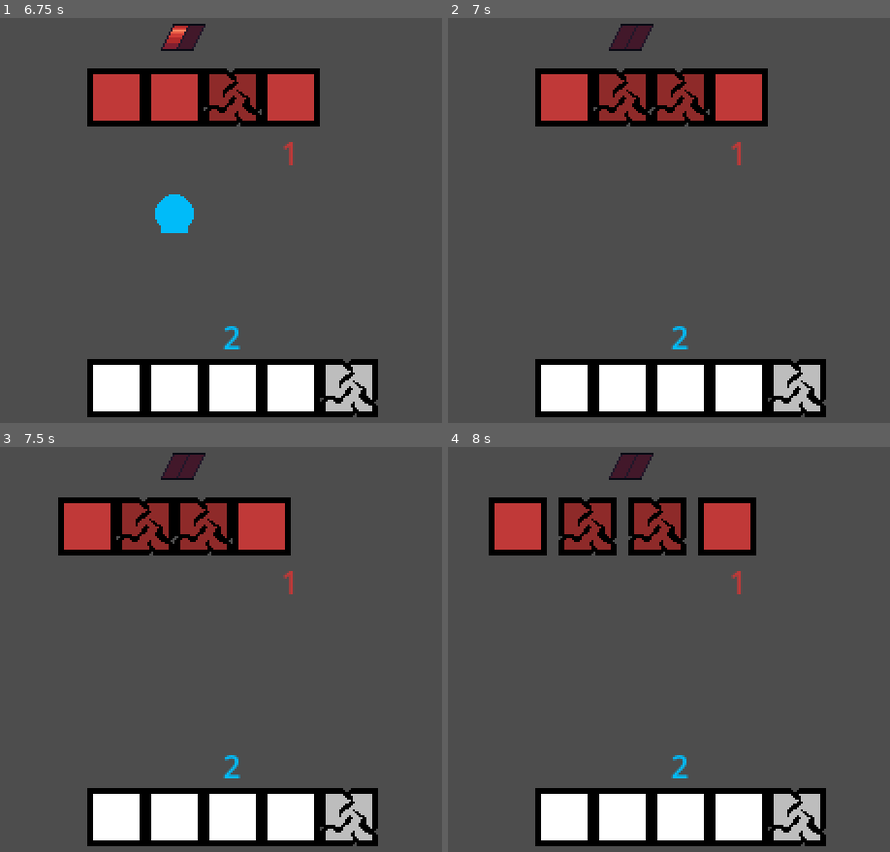
Above: before the commit, frames 1-4 (two rows, left to right).
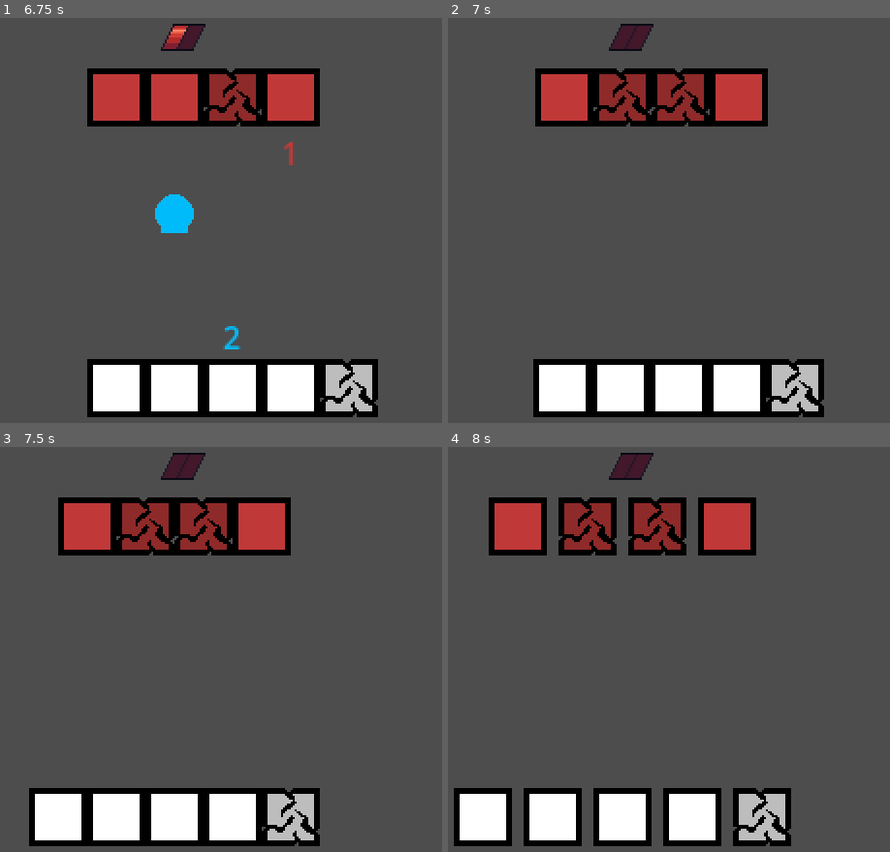
Above: after the commit, the same moments.

Repository: JeppeLindberg/boss_rush
Game: Godot game, scene res://scenes/main_scene.tscn
Two runs of this game, one before a commit and one after it. Both use one fixed random seed, a clock stepped at 60 frames per second and the inputs below.
Inputs (mouse positions are in pixels of both pictures, inside the frame that each line leads up to):
- Up to frame 1 (6.75 s): tap Enter at 0.5, 3.5, 6.5 s; move the mouse to (309, 220) at 0.52 s; hold Right (move_right) 0.53-1.25 s; click (309, 220) at 0.67 s; drag from (48, 265) to (141, 333) at 1.27 s; tap Space at 2, 5 s; move the mouse to (238, 139) at 2.02 s; hold Right (move_right) 2.03-2.75 s; click (238, 139) at 2.17 s; drag from (141, 333) to (outside the picture) at 2.77 s; move the mouse to (362, 313) at 3.52 s; hold Left (move_left) 3.53-4.25 s; click (362, 313) at 3.67 s; drag from (outside the picture) to (79, 127) at 4.27 s; move the mouse to (203, 244) at 5.02 s; hold Left (move_left) 5.03-5.75 s; click (203, 244) at 5.17 s; drag from (79, 127) to (48, 265) at 5.77 s; move the mouse to (309, 220) at 6.52 s; hold Right (move_right) from 6.53 s (still down); click (309, 220) at 6.67 s
- Up to frame 2 (7 s): keep holding Right (move_right)
- Up to frame 3 (7.5 s): release Right (move_right) at 7.25 s; drag from (48, 694) to (141, 762) at 7.27 s
- Up to frame 4 (8 s): no input

Frame 1 is identical in both runs. In frame 2, 1.0% of the frame differs, in the area x 19-86%, y 30-99%; in frame 3, 5.2%; in frame 4, 6.8%, in the area x 1-86%, y 30-99%.

Commit message:
progress

Diff:
--- /dev/null
+++ b/prefabs/drag_node.tscn
@@ -0,0 +1,13 @@
+[gd_scene load_steps=3 format=3 uid="uid://64qgfvm2jy2j"]
+
+[ext_resource type="Script" path="res://scripts/ui/drag_node.gd" id="1_3ra06"]
+
+[sub_resource type="Curve" id="Curve_i0cfs"]
+_data = [Vector2(0, 0), 0.0, 24.5754, 0, 0, Vector2(0.0800971, 1), 0.0, 0.0, 0, 0, Vector2(0.5, 1), 0.0, 0.0, 0, 0, Vector2(0.917476, 1), 0.0, 0.0, 0, 0, Vector2(1, 0), -29.2736, 0.0, 0, 0]
+point_count = 5
+
+[node name="drag_node" type="Line2D"]
+points = PackedVector2Array(0, 0, 150, 150, 300, 300)
+width = 15.0
+width_curve = SubResource("Curve_i0cfs")
+script = ExtResource("1_3ra06")
--- /dev/null
+++ b/prefabs/player_ship_part_upgradeable.tscn
@@ -0,0 +1,16 @@
+[gd_scene load_steps=4 format=3 uid="uid://bsrrgmkuy4ysa"]
+
+[ext_resource type="Script" path="res://scripts/lerp_position.gd" id="1_47cnl"]
+[ext_resource type="Script" path="res://scripts/player_ship_part_upgradeable.gd" id="1_s3shw"]
+
+[sub_resource type="RectangleShape2D" id="RectangleShape2D_810ba"]
+size = Vector2(30, 30)
+
+[node name="player_ship_part_upgradeable" type="Area2D"]
+script = ExtResource("1_s3shw")
+
+[node name="lerp_position" type="Node2D" parent="."]
+script = ExtResource("1_47cnl")
+
+[node name="collider" type="CollisionShape2D" parent="."]
+shape = SubResource("RectangleShape2D_810ba")
--- a/prefabs/upgrade_option.tscn
+++ b/prefabs/upgrade_option.tscn
@@ -1,6 +1,17 @@
-[gd_scene load_steps=2 format=3 uid="uid://oo4gfy20fup5"]
+[gd_scene load_steps=4 format=3 uid="uid://oo4gfy20fup5"]
 
+[ext_resource type="Script" path="res://scripts/upgrade_option.gd" id="1_uow8e"]
 [ext_resource type="Script" path="res://scripts/lerp_position.gd" id="1_xm2k0"]
 
-[node name="upgrade_option" type="Node2D"]
+[sub_resource type="RectangleShape2D" id="RectangleShape2D_k3cu2"]
+size = Vector2(30, 30)
+
+[node name="upgrade_option" type="Area2D"]
+script = ExtResource("1_uow8e")
+drag_arrow_path = "res://prefabs/drag_node.tscn"
+
+[node name="lerp_position" type="Node2D" parent="."]
 script = ExtResource("1_xm2k0")
+
+[node name="collider" type="CollisionShape2D" parent="."]
+shape = SubResource("RectangleShape2D_k3cu2")
--- a/scenes/main_scene.tscn
+++ b/scenes/main_scene.tscn
@@ -31,7 +31,7 @@
 linear_curve = SubResource("Curve_rtt2q")
 
 [node name="center" type="Node2D" parent="."]
-position = Vector2(160, 120)
+position = Vector2(160, 121)
 
 [node name="ui" type="Node2D" parent="."]
 
@@ -84,8 +84,12 @@
 script = ExtResource("6_bh6pc")
 animation_len_secs = 0.5
 upgrade_prefab_path = "res://prefabs/upgrade_option.tscn"
+player_part_prefab_path = "res://prefabs/player_ship_part_upgradeable.tscn"
 
 [node name="enemy_ship_parts" type="Node2D" parent="game_space/upgrades"]
+script = ExtResource("7_qiwjb")
+
+[node name="player_ship_parts" type="Node2D" parent="game_space/upgrades"]
 script = ExtResource("7_qiwjb")
 
 [node name="enemy" type="Node2D" parent="game_space"]
@@ -212,3 +216,5 @@
 
 [node name="sprite" type="Sprite2D" parent="game_space/player/player_hull4"]
 texture = ExtResource("1_oaqxp")
+
+[node name="special_effects" type="Node2D" parent="."]
--- a/scripts/enemy.gd
+++ b/scripts/enemy.gd
@@ -13,7 +13,7 @@
     _ui_enemy_health = get_node('/root/main_scene/ui/enemy_health');
     _main_scene = get_node('/root/main_scene');
     _game_space = get_node('/root/main_scene/game_space');
-    var ship_parts = _main_scene.get_children_in_groups(self, ['enemy_ship_part'], false);
+    var ship_parts = _main_scene.get_children_in_groups(self, ['damageable_enemy_ship_part'], false);
     health = len(ship_parts) - 2;
     _ui_enemy_health.set_max_health(health);
 
--- a/scripts/enemy_rocket.gd
+++ b/scripts/enemy_rocket.gd
@@ -37,7 +37,7 @@
 		_game_space.finish_trigger(self);
 		return;
 
-	var player_ship_parts = _main_scene.get_children_in_groups(_main_scene, ['player_ship_part'], true);
+	var player_ship_parts = _main_scene.get_children_in_groups(_main_scene, ['damageable_player_ship_part'], true);
 
 	for player_ship_part in player_ship_parts:
 		if player_ship_part.global_position.x == global_position.x:
--- a/scripts/lerp_position.gd
+++ b/scripts/lerp_position.gd
@@ -7,27 +7,33 @@
 var _waiting_for_finish_animation: bool
 var _curve: Curve
 
+var _node_to_return: Node2D
 var _caller: Node2D
 var _main_scene: Node2D
+var node_to_move: Node2D
 
 func _ready():
     _main_scene = get_node('/root/main_scene')
+    node_to_move = self;
+    _node_to_return = self;
 
 func _process(_delta):
     if not _waiting_for_finish_animation:
         return;
 
     var animation_progress = min((_main_scene.curr_secs() - _move_time_begin) * (1.0 / animation_len_secs), 1);
-    global_position = _old_pos.lerp(_target_pos, _curve.sample(animation_progress));
+    node_to_move.global_position = _old_pos.lerp(_target_pos, _curve.sample(animation_progress));
 
     if (animation_progress == 1) and _waiting_for_finish_animation:
         _waiting_for_finish_animation = false;
-        _caller.finish_lerp_to_pos(self);
+        _caller.finish_lerp_to_pos(_node_to_return);
 
-func set_lerp_to_pos(new_pos, curve, caller):
+func set_lerp_to_pos(new_pos, curve, caller, node_to_return = null):
     _move_time_begin = _main_scene.curr_secs()
-    _old_pos = global_position;
+    _old_pos = node_to_move.global_position;
     _target_pos = new_pos;
     _waiting_for_finish_animation = true;
     _caller = caller;
     _curve = curve
+    if node_to_return != null:
+        _node_to_return = node_to_return
--- a/scripts/main_scene.gd
+++ b/scripts/main_scene.gd
@@ -38,3 +38,14 @@
 
 func curr_secs():
 	return float(Time.get_ticks_msec()) / 1000.0;
+
+func is_pos_overlapping_collider(collider, pos):
+	var point = PhysicsPointQueryParameters2D.new()
+	point.position = pos
+	point.collide_with_areas = true;
+
+	var collision = collider.get_world_2d().direct_space_state.intersect_point(point);
+	for col in collision:
+		if collider.get_parent() == col['collider']:
+			return(true)
+	return(false)
--- a/scripts/player_rocket.gd
+++ b/scripts/player_rocket.gd
@@ -36,7 +36,7 @@
 		_game_space.finish_trigger(self);
 		return;
 
-	var enemy_ship_parts = _main_scene.get_children_in_groups(_main_scene, ['enemy_ship_part'], true);
+	var enemy_ship_parts = _main_scene.get_children_in_groups(_main_scene, ['damageable_enemy_ship_part'], true);
 
 	for enemy_ship_part in enemy_ship_parts:
 		if enemy_ship_part.global_position.x == global_position.x:
--- /dev/null
+++ b/scripts/player_ship_part_upgradeable.gd
@@ -0,0 +1,40 @@
+extends Area2D
+
+var animation_len_secs: float = 1.0;
+var _clickable = false;
+
+var _collider: CollisionShape2D
+
+var _main_scene: Node2D
+var _upgrades: Node2D
+var _lerp_position: Node2D
+
+
+func _ready():
+	_main_scene = get_node('/root/main_scene')
+	_upgrades = get_node('/root/main_scene/game_space/upgrades')
+	_lerp_position = get_node('./lerp_position');
+	_collider = get_node('./collider');
+	_lerp_position.node_to_move = self;
+
+func make_clickable():
+	_clickable = true;
+
+func set_lerp_to_pos(new_pos, curve, caller, node_to_return = null):
+	_lerp_position.animation_len_secs = animation_len_secs;
+	_lerp_position.set_lerp_to_pos(new_pos, curve, caller, node_to_return)
+
+func _upgrade_this():
+	if _upgrades.target_upgrade_option == null:
+		return;
+
+	print(_upgrades.target_upgrade_option)
+
+func _unhandled_input(event):
+	if not _clickable:
+		return;
+
+	if event is InputEventMouseButton:
+		if (event.button_index == MOUSE_BUTTON_LEFT) and (not event.pressed):
+			if _main_scene.is_pos_overlapping_collider(_collider, event.position):
+				_upgrade_this()
--- a/scripts/ship_pieces/enemy_cockpit.gd
+++ b/scripts/ship_pieces/enemy_cockpit.gd
@@ -10,10 +10,10 @@
 func _ready():
 	_sprite = get_node('./sprite');
 	_enemy = get_parent();
+	add_to_group('damageable_enemy_ship_part');
 	add_to_group('enemy_ship_part');
-	add_to_group('swappable_ship_part');
 
 func take_damage():
 	_sprite.texture = texture_destroyed;
-	remove_from_group('enemy_ship_part');
+	remove_from_group('damageable_enemy_ship_part');
 	_enemy.take_damage();
--- a/scripts/ship_pieces/enemy_hull.gd
+++ b/scripts/ship_pieces/enemy_hull.gd
@@ -14,11 +14,11 @@
 	_sprite = get_node('./sprite');
 	_enemy = get_parent();
 	swappable = true
+	add_to_group('damageable_enemy_ship_part');
 	add_to_group('enemy_ship_part');
-	add_to_group('swappable_ship_part');
 
 func take_damage():
 	_sprite.texture = texture_destroyed;
 	swappable = false
-	remove_from_group('enemy_ship_part');
+	remove_from_group('damageable_enemy_ship_part');
 	_enemy.take_damage();
--- a/scripts/ship_pieces/enemy_rocket_shooter.gd
+++ b/scripts/ship_pieces/enemy_rocket_shooter.gd
@@ -15,9 +15,9 @@
 
 
 func _ready():
+	add_to_group('damageable_enemy_ship_part');
+	add_to_group('has_auto_trigger');
 	add_to_group('enemy_ship_part');
-	add_to_group('has_auto_trigger');
-	add_to_group('swappable_ship_part');
 	swappable = true;
 	_sprite = get_node('./sprite');
 	_main_scene = get_node('/root/main_scene')
@@ -43,6 +43,6 @@
 func take_damage():
 	_sprite.texture = texture_destroyed;
 	swappable = false;
-	remove_from_group('enemy_ship_part')
+	remove_from_group('damageable_enemy_ship_part')
 	remove_from_group('has_auto_trigger');
 	_shoot_countdown.queue_free();
--- a/scripts/ship_pieces/player_cockpit.gd
+++ b/scripts/ship_pieces/player_cockpit.gd
@@ -15,6 +15,7 @@
 
 func _ready():
 	add_to_group('has_auto_trigger');
+	add_to_group('damageable_player_ship_part');
 	add_to_group('player_ship_part');
 	_sprite = get_node('./sprite');
 	_main_scene = get_node('/root/main_scene')
--- a/scripts/ship_pieces/player_hull.gd
+++ b/scripts/ship_pieces/player_hull.gd
@@ -6,9 +6,10 @@
 
 
 func _ready():
+	add_to_group('damageable_player_ship_part');
 	add_to_group('player_ship_part');
 	_sprite = get_node('./sprite');
 
 func take_damage():
 	_sprite.texture = texture_destroyed;
-	remove_from_group('player_ship_part');
+	remove_from_group('damageable_player_ship_part');
--- /dev/null
+++ b/scripts/ui/drag_node.gd
@@ -0,0 +1,9 @@
+extends Line2D
+
+
+
+
+func drag(_drag_from, drag_to):
+	points[0] = _drag_from
+	points[1] = _drag_from.lerp(drag_to, 0.5)
+	points[2] = drag_to;
--- /dev/null
+++ b/scripts/upgrade_option.gd
@@ -0,0 +1,65 @@
+extends Area2D
+
+var animation_len_secs: float = 1.0;
+var _clickable = false;
+var _drag_from = Vector2.ZERO;
+var _dragging = false
+
+@export var drag_arrow_path: String
+
+var _collider: CollisionShape2D
+
+var _main_scene: Node2D
+var _special_effects: Node2D
+var _upgrades: Node2D
+var _lerp_position: Node2D
+var _drag_node: Node2D
+
+
+func _ready():
+	_main_scene = get_node('/root/main_scene')
+	_special_effects = get_node('/root/main_scene/special_effects')
+	_upgrades = get_node('/root/main_scene/game_space/upgrades')
+	_lerp_position = get_node('./lerp_position');
+	_collider = get_node('./collider');
+	_lerp_position.node_to_move = self;
+
+func make_clickable():
+	_clickable = true;
+
+func set_lerp_to_pos(new_pos, curve, caller, node_to_return = null):
+	_lerp_position.animation_len_secs = animation_len_secs;
+	_lerp_position.set_lerp_to_pos(new_pos, curve, caller, node_to_return)
+
+func _start_dragging(drag_from):
+	_upgrades.target_upgrade_option = self
+	_dragging = true
+	_drag_from = global_position
+	_drag_node = _main_scene.create_node(drag_arrow_path, _special_effects)
+	_drag_node.drag(_drag_from, drag_from)
+
+func _drag_to(drag_to):
+	_drag_node.drag(_drag_from, drag_to);
+
+func _stop_dragging():
+	if _dragging == false:
+		return
+
+	_upgrades.target_upgrade_option = null
+	_dragging = false
+	_drag_node.queue_free()
+
+func _unhandled_input(event):
+	if not _clickable:
+		return;
+
+	if event is InputEventMouseButton:
+		if (event.button_index == MOUSE_BUTTON_LEFT) and (event.pressed):
+			if _main_scene.is_pos_overlapping_collider(_collider, event.position):
+				_start_dragging(event.position)
+
+		if (event.button_index == MOUSE_BUTTON_LEFT) and (not event.pressed):
+			_stop_dragging()
+
+	if _dragging and (event is InputEventMouseMotion):
+		_drag_to(event.position)
--- a/scripts/upgrades.gd
+++ b/scripts/upgrades.gd
@@ -5,12 +5,17 @@
 var _center: Node2D
 var _enemy: Node2D
 var _enemy_ship_parts: Node2D
+var _player: Node2D
+var _player_ship_parts: Node2D
 
-var _enemy_ship_parts_callback = []
-var _parts_callback = []
+var _seperate_ship_parts_callback = []
+var _make_upgrades_clickable_callback = []
+
+var target_upgrade_option: Node2D
 
 @export var animation_len_secs: float = 1.0;
 @export var upgrade_prefab_path: String
+@export var player_part_prefab_path: String
 
 
 func _ready():
@@ -19,60 +24,113 @@
 	_game_space = get_node('/root/main_scene/game_space');
 	_enemy = get_node('/root/main_scene/game_space/enemy');
 	_enemy_ship_parts = get_node('./enemy_ship_parts')
+	_player = get_node('/root/main_scene/game_space/player');
+	_player_ship_parts = get_node('./player_ship_parts')
 
 func activate_upgrade_phase():
-	var swappable_ship_parts = []
+	var enemy_ship_parts = []
+	var player_ship_parts = []
 
-	for child in _main_scene.get_children_in_groups(_game_space, ['swappable_ship_part'], true):
-		swappable_ship_parts.append([child.global_position.x, child])
+	for child in _main_scene.get_children_in_groups(_game_space, ['enemy_ship_part'], true):
+		enemy_ship_parts.append([child.global_position.x, child])
+	for child in _main_scene.get_children_in_groups(_game_space, ['player_ship_part'], true):
+		player_ship_parts.append([child.global_position.x, child])
 
-	swappable_ship_parts.sort()
-	var ordered_ship_parts = []
+	enemy_ship_parts.sort()
+	var ordered_enemy_ship_parts = []
+	player_ship_parts.sort()
+	var ordered_player_ship_parts = []
 
-	for part in swappable_ship_parts:
-		ordered_ship_parts.append(part[1]);
+	for part in enemy_ship_parts:
+		ordered_enemy_ship_parts.append(part[1]);
+	for part in player_ship_parts:
+		ordered_player_ship_parts.append(part[1]);
 
 	_enemy_ship_parts.global_position = _enemy.global_position
-	var avg_local_pos = Vector2.ZERO;
+	var avg_enemy_local_pos = Vector2.ZERO;
 	var upgrade_options = []
+	_player_ship_parts.global_position = _player.global_position
+	var avg_player_local_pos = Vector2.ZERO;
+	var player_ship_parts_upgradeables = []
 
-	for part in ordered_ship_parts:
+	for part in ordered_enemy_ship_parts:
 		var upgrade_option = _main_scene.create_node(upgrade_prefab_path, _enemy_ship_parts);
 		upgrade_option.global_position = part.global_position;
 		var upgrade_sprite = part.get_node('./sprite');
 		upgrade_sprite.reparent(upgrade_option);
-		avg_local_pos += upgrade_option.global_position - _enemy.global_position;
+		avg_enemy_local_pos += upgrade_option.global_position - _enemy.global_position;
 
 		upgrade_options.append(upgrade_option);
 
-	avg_local_pos = avg_local_pos / len(ordered_ship_parts)
+	for part in ordered_player_ship_parts:
+		var player_ship_parts_upgradeable = _main_scene.create_node(player_part_prefab_path, _player_ship_parts);
+		player_ship_parts_upgradeable.global_position = part.global_position;
+		var upgrade_sprite = part.get_node('./sprite');
+		upgrade_sprite.reparent(player_ship_parts_upgradeable);
+		avg_player_local_pos += player_ship_parts_upgradeable.global_position - _player.global_position;
+
+		player_ship_parts_upgradeables.append(player_ship_parts_upgradeable);
+
+	avg_enemy_local_pos = avg_enemy_local_pos / len(ordered_enemy_ship_parts)
+	avg_player_local_pos = avg_player_local_pos / len(ordered_player_ship_parts)
 
 	for option in upgrade_options:
-		option.position = option.position - avg_local_pos;
-	_enemy_ship_parts.global_position = _enemy_ship_parts.global_position + avg_local_pos;
+		option.position = option.position - avg_enemy_local_pos;
+	_enemy_ship_parts.global_position = _enemy_ship_parts.global_position + avg_enemy_local_pos;
+	for player_ship_parts_upgradeable in player_ship_parts_upgradeables:
+		player_ship_parts_upgradeable.position = player_ship_parts_upgradeable.position - avg_player_local_pos;
+	_player_ship_parts.global_position = _player_ship_parts.global_position + avg_player_local_pos;
+
+	_seperate_ship_parts_callback = []
 
 	_enemy_ship_parts.animation_len_secs = animation_len_secs;
-	_enemy_ship_parts_callback = []
-	_enemy_ship_parts_callback.append(_enemy_ship_parts.get_path());
+	_seperate_ship_parts_callback.append(_enemy_ship_parts.get_path());
 	_enemy_ship_parts.set_lerp_to_pos(Vector2(_center.global_position.x, _enemy_ship_parts.global_position.y), _main_scene.soft_curve, self);
+
+	_player_ship_parts.animation_len_secs = animation_len_secs;
+	_seperate_ship_parts_callback.append(_player_ship_parts.get_path());
+	_player_ship_parts.set_lerp_to_pos(Vector2(_center.global_position.x, _player_ship_parts.global_position.y), _main_scene.soft_curve, self);
+
+	for child in _main_scene.get_children_in_groups(_game_space, ['enemy_ship_part'], true):
+		child.queue_free()
+	for child in _main_scene.get_children_in_groups(_game_space, ['player_ship_part'], true):
+		child.queue_free()
 
 func finish_lerp_to_pos(node):
 	var _potential_seperate_ship_parts = false;
+	var _potential_make_upgrades_clickable = false;
 
-	if len(_enemy_ship_parts_callback) > 0:
+	if len(_seperate_ship_parts_callback) > 0:
 		_potential_seperate_ship_parts = true;
+	if len(_make_upgrades_clickable_callback) > 0:
+		_potential_make_upgrades_clickable = true;
 
-	_enemy_ship_parts_callback.erase(node.get_path());
-	_parts_callback.erase(node.get_path());
+	_seperate_ship_parts_callback.erase(node.get_path());
+	_make_upgrades_clickable_callback.erase(node.get_path());
 
-	if _potential_seperate_ship_parts and (len(_enemy_ship_parts_callback) == 0):
+	if _potential_seperate_ship_parts and (len(_seperate_ship_parts_callback) == 0):
 		_seperate_ship_parts()
+	if _potential_make_upgrades_clickable and (len(_make_upgrades_clickable_callback) == 0):
+		_make_upgrades_clickable()
 
 func _seperate_ship_parts():
+	_make_upgrades_clickable_callback = [];
+
 	for child in _enemy_ship_parts.get_children():
 		child.animation_len_secs = animation_len_secs;
-		_parts_callback = [];
-		_parts_callback.append(child.get_path());
+		_make_upgrades_clickable_callback.append(child.get_path());
 		var pos = _enemy_ship_parts.global_position + child.position * 1.2
-		print(pos);
-		child.set_lerp_to_pos(pos, _main_scene.soft_curve, self)
+		child.set_lerp_to_pos(pos, _main_scene.soft_curve, self, child)
+
+	for child in _player_ship_parts.get_children():
+		child.animation_len_secs = animation_len_secs;
+		_make_upgrades_clickable_callback.append(child.get_path());
+		var pos = _player_ship_parts.global_position + child.position * 1.2
+		child.set_lerp_to_pos(pos, _main_scene.soft_curve, self, child)
+
+func _make_upgrades_clickable():
+	for child in _enemy_ship_parts.get_children():
+		child.make_clickable()
+
+	for child in _player_ship_parts.get_children():
+		child.make_clickable()
